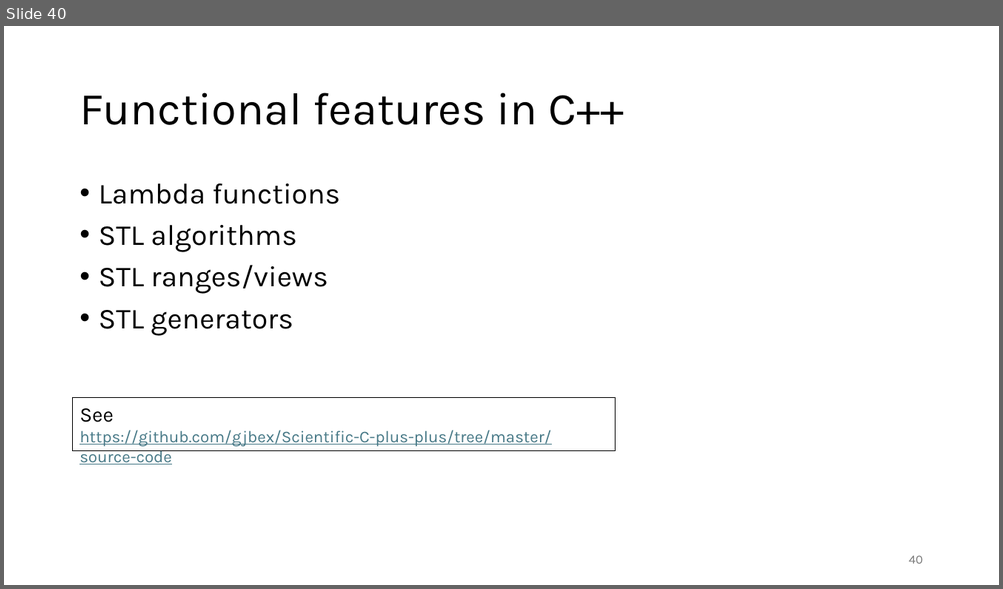
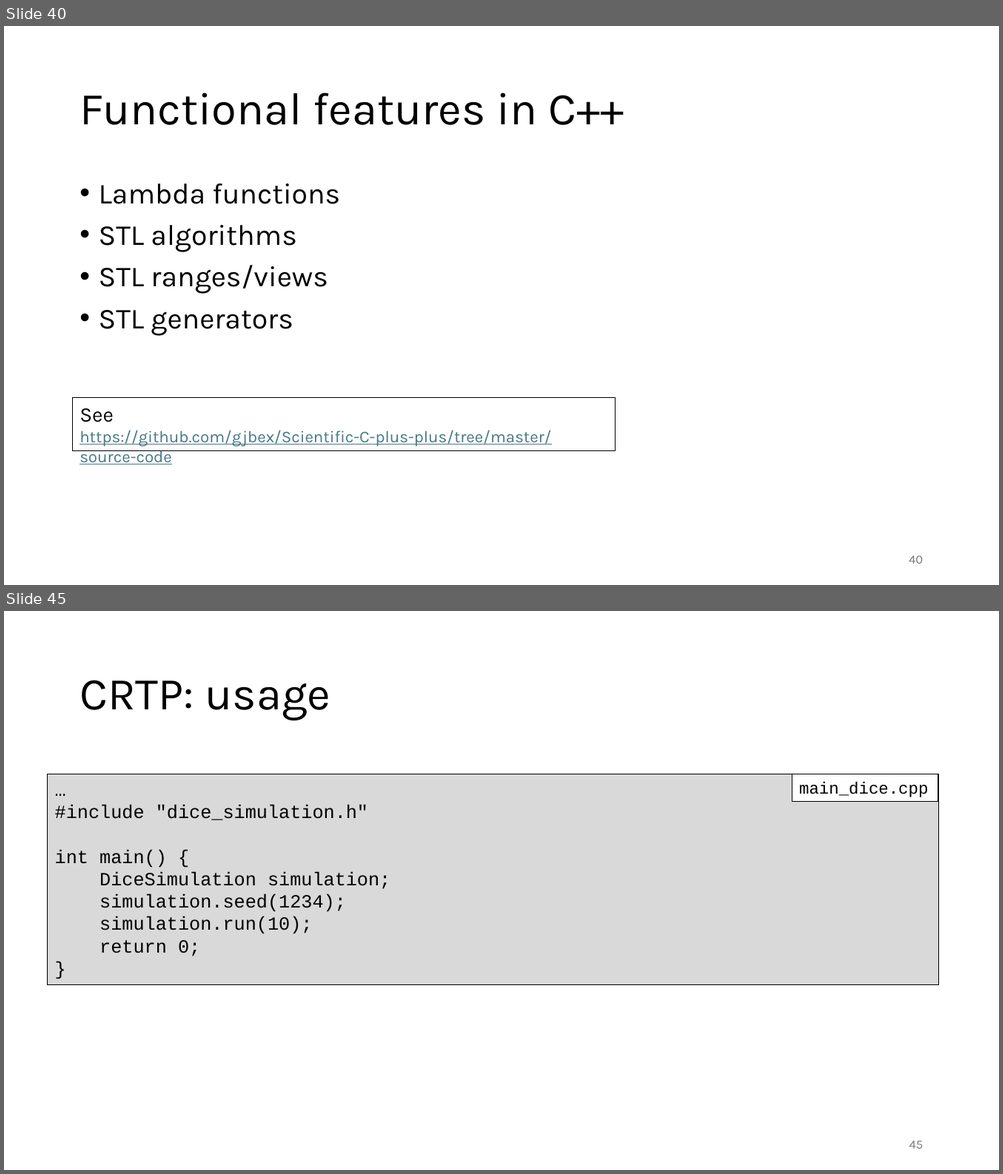
Before and after one commit to gjbex/C-plus-plus-software-engineering, a slide deck: cpp_software_engineering.pptx. Shown one above the other, each under a label of ours: slide 40 before the commit, slides 40 and 45 after it; the slides between them are not shown. The pictures are 1003x589 and 1003x1174 pixels, drawn with LibreOffice and Linux fonts; fonts in the diff are those of the drawing. Boxes give left, top, right and bottom in pixels: in the first picture for what was removed or moved away, otherwise in the second. Text is boxed around its words. In the diff, an @@ line names an element or a change of style, - is before the commit and + after.

Commit message:
Add slides on CRTP

```diff
--- a/cpp_software_engineering.pptx
+++ b/cpp_software_engineering.pptx
@@ slide 45 added at [4,611,999,1170], background #FFFFFF @@
@@ title added at [79,680,331,721], 44 pt, text #000000 @@
+CRTP: usage
@@ rectangle added at [47,774,938,985], fill #D9D9D9, outline #000000 0.75 pt, 18 pt, text #000000 @@
+…
+#include "dice_simulation.h"
+int main() {
+DiceSimulation simulation;
+simulation.seed(1234);
+simulation.run(10);
+return 0;
+}
@@ rectangle added at [792,774,938,801], fill #FFFFFF, outline #000000 0.75 pt, 16 pt, text #000000 @@
+main_dice.cpp
@@ page number added at [909,1141,923,1149], 12 pt, text #797979 @@
+45
```
Also in this commit, not shown: 1 slide changed, 4 other slides added.
